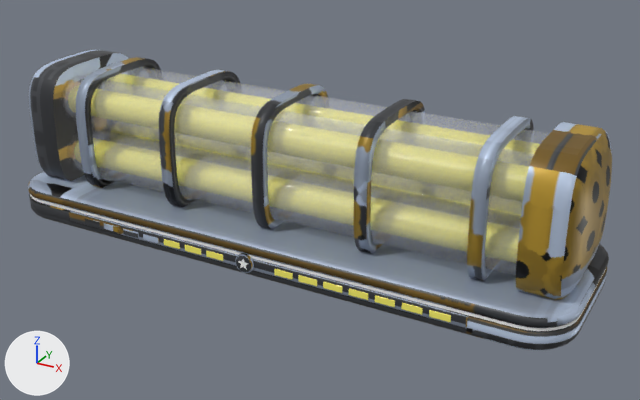
Two versions of the FBX model SpaceStation/Assets/_Project/Art/Models/Modules/SM_Evo_PowerBank.fbx, one commit apart.
Camera for both pictures: a 50 mm camera at (0.97, -3.31, 1.49) aimed at (-0.86, 0.01, -0.17). Lighting does not change. The marker at lower left points along +X, +Y and +Z. The first picture is the older version. Where no turn or scale is listed for an object, it has been applied to the vertices.

Objects in the first picture: 'Emblem_Fx_PowerBank', 'SMN_Evo_PowerBank'.
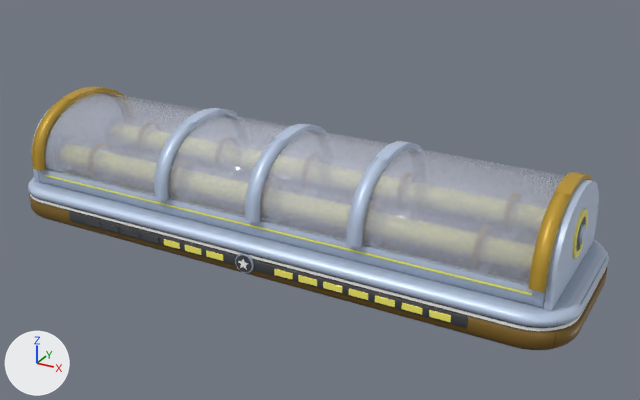
Edits to the bpy script that builds the scene:
```text
Change me_emblem_fx_powerbank:
    used by ob_emblem_fx_powerbank; location = (0.0, 0.0, 0.0)
    remove me_emblem_fx_powerbank.from_pydata(...)  # 1296 vertices, 1172 faces; spans x -2.42..0.42, y -0.44..0.44, z -0.36..0.28
    add me_emblem_fx_powerbank.from_pydata(...)  # 1180 vertices, 1392 faces; spans x -2.42..0.42, y -0.44..0.44, z -0.36..0.14
    me_emblem_fx_powerbank part 1: a new loose piece, a box spanning x -2.25..0.25, y -0.343..-0.339, z -0.194..-0.186, in mat_fx_fluoryellow (yellow #fff66c)
    me_emblem_fx_powerbank part 2: the loose piece of 128 vertices spanning x 0.39..0.4, y -0.11..0.11, z -0.08..0.14 is moved by (-0.06, 0.0, -0.09)
    me_emblem_fx_powerbank part 3: the loose piece of 64 vertices spanning x -2.2..0.2, y 0.01..0.26, z -0.23..0.01 is rebuilt with 84 vertices and now spans x -2.27..0.27, y -0.34..0.34, z -0.16..0.14
    me_emblem_fx_powerbank part 4: 6 loose pieces with 320 vertices, spanning x -2.2..0.2, y -0.26..0.26, z -0.22..0.28, are deleted
    me_emblem_fx_powerbank part 5: 64 vertices removed from x -2.2..0.2, y -0.26..-0.01, z 0.05..0.28
    other edits to the shape of me_emblem_fx_powerbank do not show in these pictures
Change me_smn_evo_powerbank:
    used by ob_smn_evo_powerbank; location = (0.0, 0.0, 0.0)
    remove me_smn_evo_powerbank.from_pydata(...)  # 2624 vertices, 2924 faces; spans x -2.42..0.42, y -0.44..0.44, z -0.42..0.34
    add me_smn_evo_powerbank.from_pydata(...)  # 3272 vertices, 3550 faces; spans x -2.42..0.42, y -0.44..0.44, z -0.42..0.16
    me_smn_evo_powerbank part 6: the loose piece of 24 vertices spanning x -2.03..0.03, y -0.43..-0.41, z -0.36..-0.31 is copied, and the copy is scaled about its middle by (1.26, 2.5, 1.54), then moved by (0.0, 0.1, 0.14); it spans x -2.3..0.3, y -0.34..-0.31, z -0.24..-0.16
    me_smn_evo_powerbank part 7: a new loose piece, a 32-sided cylinder along x spanning x 0.322..0.334, y -0.072..0.072, z -0.132..0.012, in mat_tex_evo_powerbank (picture img_t_evo_powerbank_basecolor_png)
    me_smn_evo_powerbank part 8: 480 vertices removed from x -0.03..0.41, y -0.31..0.31, z -0.28..0.34; 482 vertices added at x -0.01..0.35, y -0.37..0.37, z -0.24..0.16
    me_smn_evo_powerbank part 9: 480 vertices removed from x -2.41..-1.97, y -0.31..0.31, z -0.28..0.34; 482 vertices added at x -2.35..-1.99, y -0.37..0.37, z -0.24..0.16
    me_smn_evo_powerbank part 10: 156 vertices removed from x -0.53..-0.47, y -0.31..0.31, z -0.28..0.34; 336 vertices added at x -0.53..-0.47, y -0.37..0.37, z -0.21..0.16
    me_smn_evo_powerbank part 11: 156 vertices removed from x -1.03..-0.97, y -0.31..0.31, z -0.28..0.34; 336 vertices added at x -1.03..-0.97, y -0.37..0.37, z -0.21..0.16
    me_smn_evo_powerbank part 12: 156 vertices removed from x -1.53..-1.47, y -0.31..0.31, z -0.28..0.34; 336 vertices added at x -1.53..-1.47, y -0.37..0.37, z -0.21..0.16
    me_smn_evo_powerbank part 13: 984 kept faces spanning x -2.42..0.42, y -0.44..0.44, z -0.42..-0.24 get new texture (UV) coordinates
    other edits to the shape of me_smn_evo_powerbank do not show in these pictures
```

Where the change shows, as pixel boxes (x1, y1, x2, y2) in the pictures (640 x 400 px; the box of a moved part takes in the faces that stretch with it):
'SMN_Evo_PowerBank', reshaped (12% shorter): before (28, 50, 612, 350); after (28, 87, 609, 350)
'Emblem_Fx_PowerBank', reshaped (11% shorter): before (30, 63, 606, 331); after (30, 92, 606, 331)
part 1 of me_emblem_fx_powerbank, added: after (45, 175, 532, 296)
part 2 of me_emblem_fx_powerbank, moved or reshaped (not visible before): after (572, 209, 588, 258)
part 3 of me_emblem_fx_powerbank, rebuilt (mostly hidden before): before (104, 129, 521, 216); after (45, 92, 565, 286)
part 4 of me_emblem_fx_powerbank, deleted: before (67, 63, 550, 276)
part 5 of me_emblem_fx_powerbank, deleted: before (61, 75, 534, 214)
part 6 of me_smn_evo_powerbank, added: after (38, 170, 546, 308)
part 7 of me_smn_evo_powerbank, added: after (576, 217, 585, 251)
part 8 of me_smn_evo_powerbank, moved or reshaped: before (467, 116, 612, 300); after (528, 172, 599, 311)
part 9 of me_smn_evo_powerbank, moved or reshaped: before (29, 50, 161, 188); after (32, 87, 123, 182)
part 10 of me_smn_evo_powerbank, cut back: before (353, 99, 425, 254); after (346, 141, 423, 248)
part 11 of me_smn_evo_powerbank, cut back: before (251, 84, 328, 229); after (245, 124, 327, 223)
part 12 of me_smn_evo_powerbank, cut back: before (159, 70, 240, 207); after (154, 108, 241, 201)
part 13 of me_smn_evo_powerbank, surface changed (grey to blue): (28, 178, 609, 350) in both
